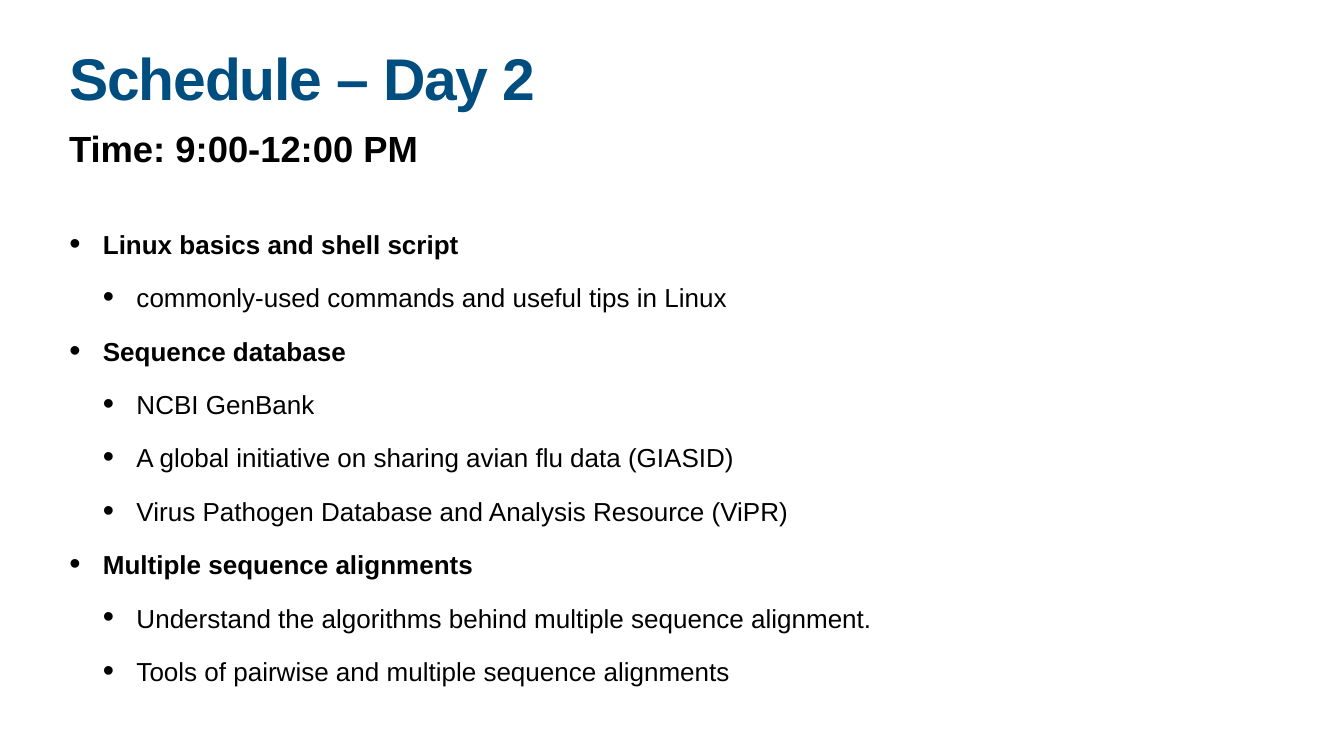
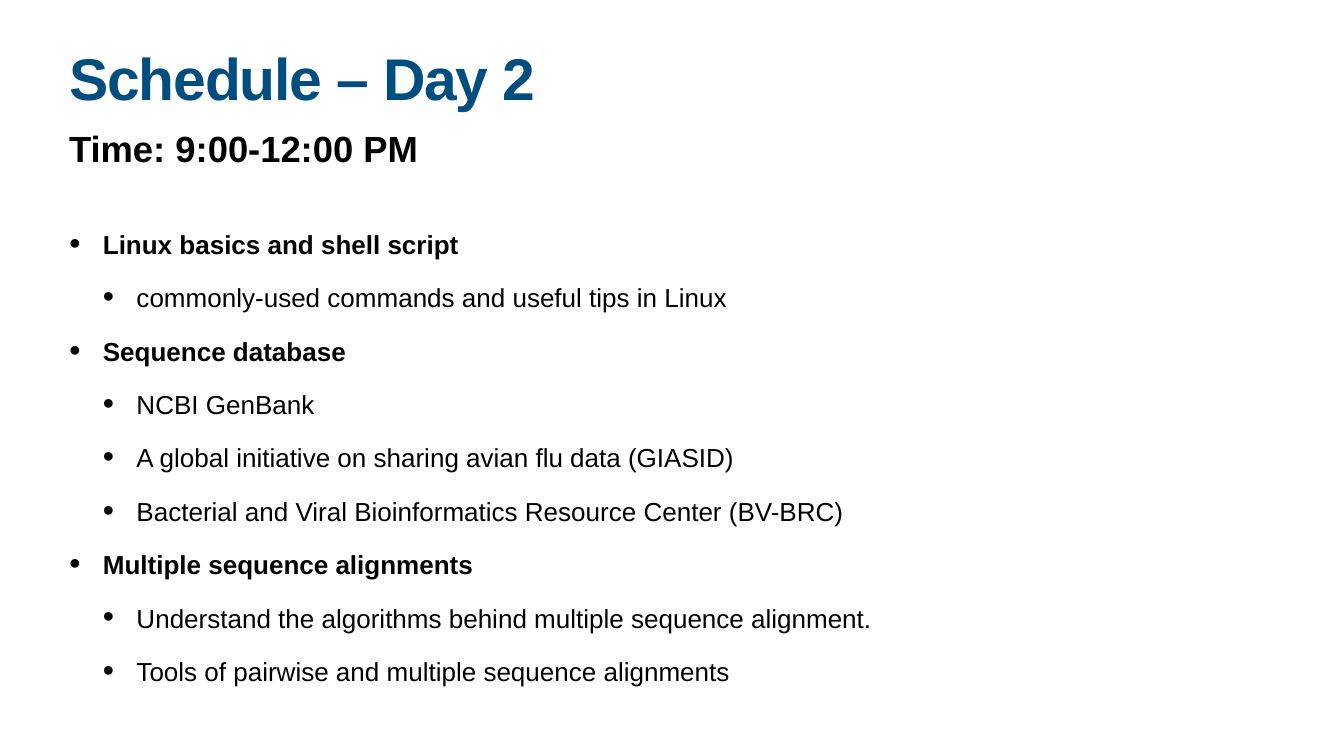
Before and after one commit to yngong/2024-UWARN-TW-Workshop, a slide deck: slide 7 of day1/20240425_Intro.pptx. Drawn at 1344x756 pixels with LibreOffice and Linux fonts; fonts in the diff are those of the drawing. Boxes give left, top, right and bottom in pixels: in the first picture for what was removed or moved away, otherwise in the second. Text is boxed around its words. In the diff, an @@ line names an element or a change of style, - is before the commit and + after.

Commit message:
update day1 slide

```diff
--- a/day1/20240425_Intro.pptx
+++ b/day1/20240425_Intro.pptx
@@ text at <box>136,502,843,527</box>: text changed @@
-  • Virus Pathogen Database and Analysis Resource (ViPR)
+  • Bacterial and Viral Bioinformatics Resource Center (BV-BRC)
```
Also in this commit, not shown: 3 other slides changed, 3 slides added, 1 other file.
